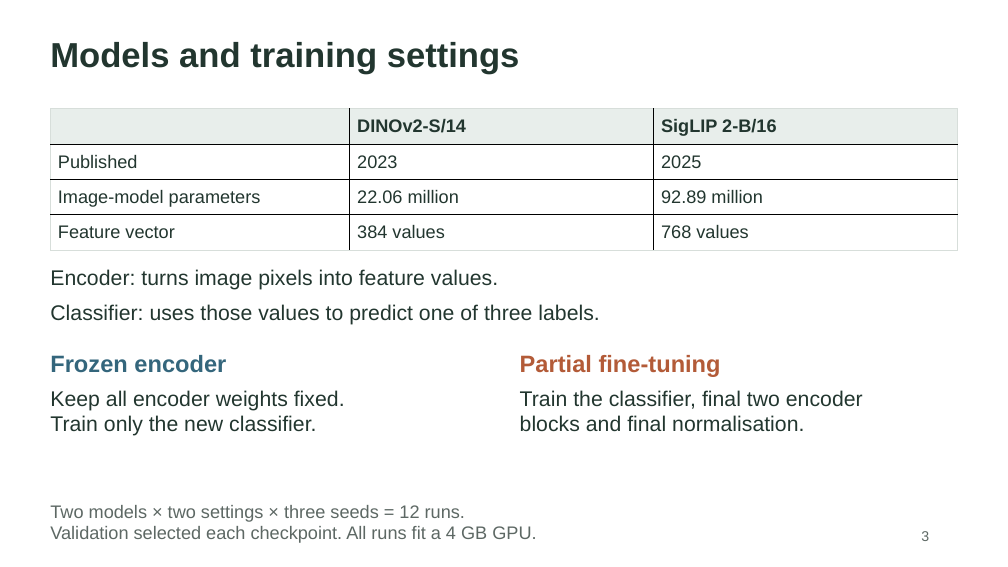
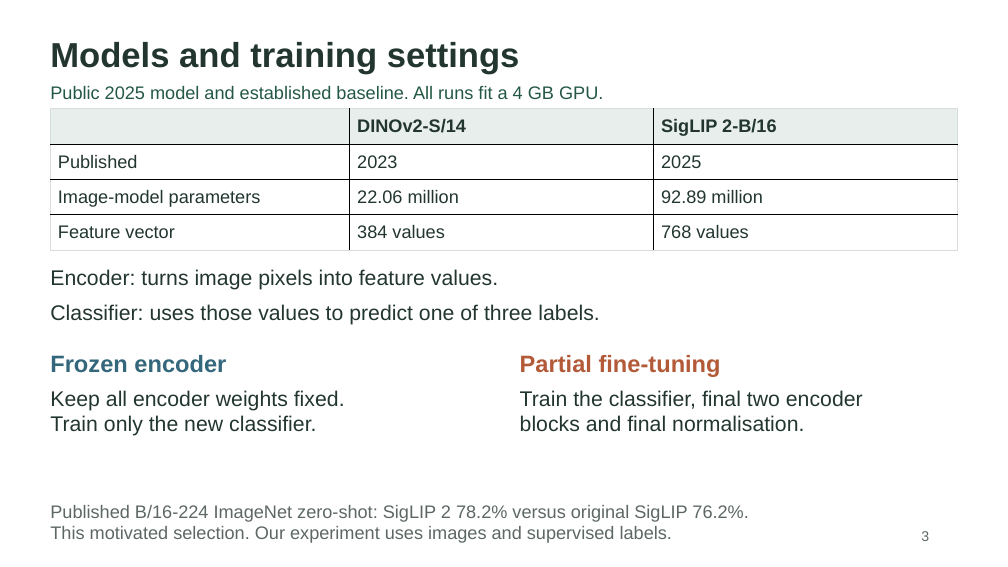
Before and after one commit to A1Prep/beans-vit-study-2026, a slide deck: slide 3 of report/presentation/bean_leaf_presentation.pptx. Drawn at 1008x567 pixels with LibreOffice and Linux fonts; fonts in the diff are those of the drawing. Boxes give left, top, right and bottom in pixels: in the first picture for what was removed or moved away, otherwise in the second. Text is boxed around its words. In the diff, an @@ line names an element or a change of style, - is before the commit and + after.

```diff
--- a/report/presentation/bean_leaf_presentation.pptx
+++ b/report/presentation/bean_leaf_presentation.pptx
@@ text added at bbox=[50, 86, 603, 99], 17.2 pt, text #245844 @@
+Public 2025 model and established baseline. All runs fit a 4 GB GPU.
@@ text at bbox=[50, 505, 748, 543]: text changed @@
-Two models × two settings × three seeds = 12 runs.
-Validation selected each checkpoint. All runs fit a 4 GB GPU.
+Published B/16-224 ImageNet zero-shot: SigLIP 2 78.2% versus original SigLIP 76.2%.
+This motivated selection. Our experiment uses images and supervised labels.
```
Also in this commit, not shown: 3 other slides changed, 2 slides added, 15 other files.
